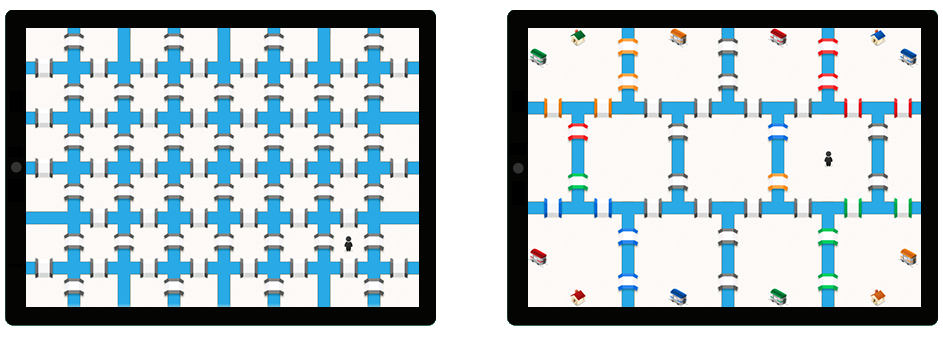
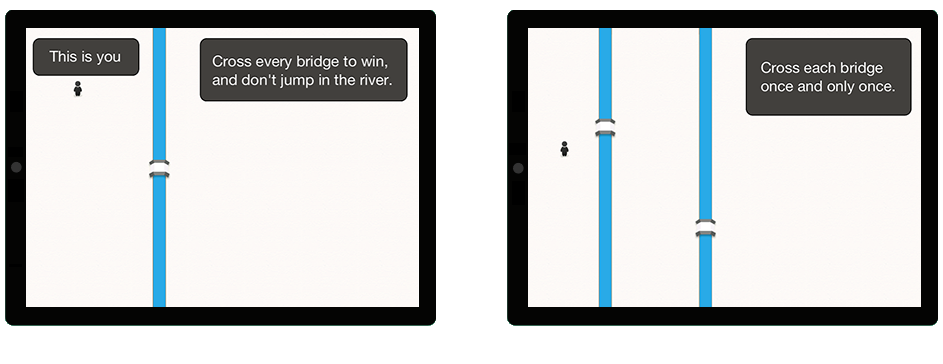
Revision of a layered 943 × 364 image; what changed, layer by layer:
hid "player 2" over box(341, 231, 357, 257)
hid "player 1" over box(821, 144, 836, 171)
showed "two bridges" over box(528, 28, 921, 307)
hid "hopscotch" over box(528, 28, 921, 307)
showed "hello bridges", painted on it over box(26, 28, 418, 307)
hid "full of rivers" over box(26, 28, 419, 307)
